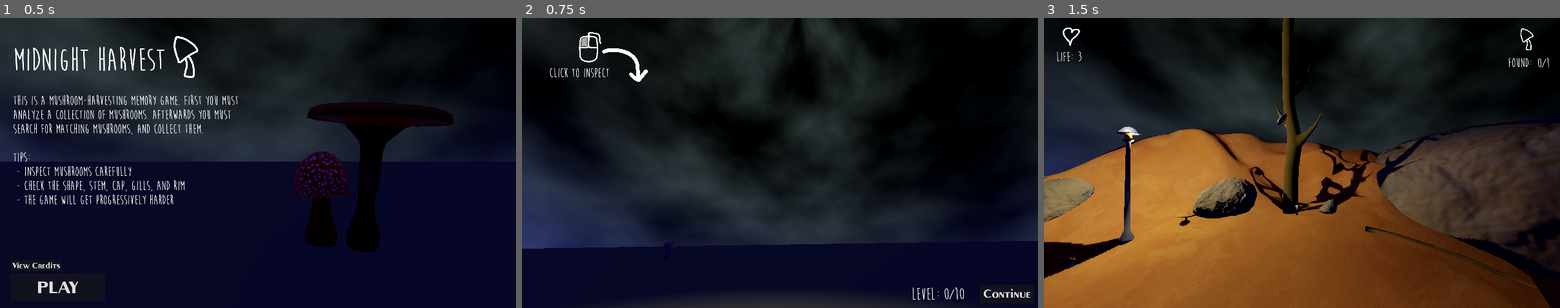
Above: before the commit, frames 1-3 (left to right).
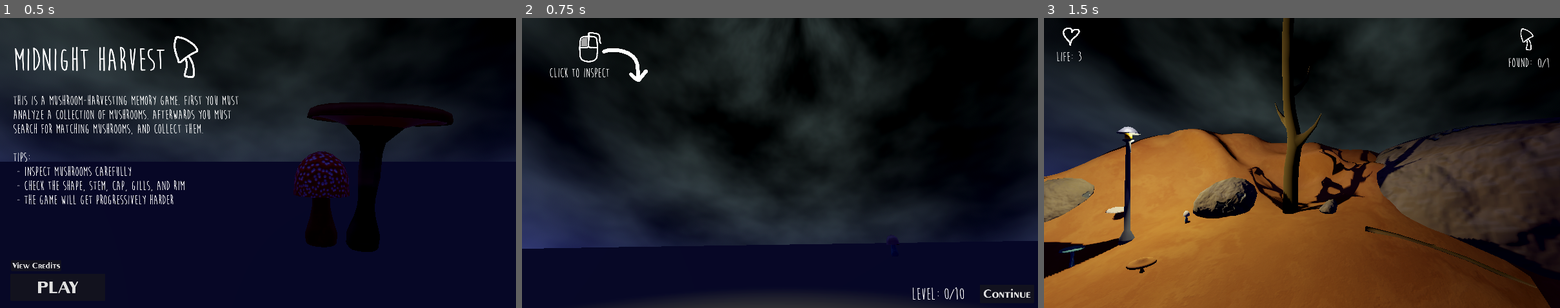
Above: after the commit, the same moments.

Repository: SirLich/ludum-dare-52
Game: Godot game, scene res://game/main_menu/main_menu.tscn
Two runs of this game, one before a commit and one after it. Both use one fixed random seed, a clock stepped at 60 frames per second and the inputs below.
Inputs:
- Up to frame 1 (0.5 s): no input
- Up to frame 2 (0.75 s): click "PLAY" at 0.5 s
- Up to frame 3 (1.5 s): click "Continue" at 1.25 s

Frame 1 is identical in both runs. In frame 2, less than 0.1% of the frame differs, in the area x 27-74%, y 76-81%; in frame 3, 0.5%, in the area x 2-50%, y 32-88%.

Commit message:
Small Changes

Diff:
--- a/game/gamestate.gd
+++ b/game/gamestate.gd
@@ -20,13 +20,13 @@
 	1,
 	2,
 	3,
-	3,
-	4,
 	4,
 	5,
-	5,
-	5,
-	5
+	6,
+	7,
+	8,
+	9,
+	10
 ]
 
 var total_levels = len(mushrooms_by_level)
--- a/game/main_menu/main_menu.tscn
+++ b/game/main_menu/main_menu.tscn
@@ -42,11 +42,10 @@
 offset_bottom = 1.0
 grow_horizontal = 2
 grow_vertical = 2
-theme = ExtResource("6_7fcn0")
+theme = ExtResource("6_6l5yy")
 
 [node name="CreditsButton" type="Button" parent="MainMenu"]
 unique_name_in_owner = true
-layout_mode = 0
 offset_left = 38.0
 offset_top = 900.0
 offset_right = 166.0
@@ -56,7 +55,6 @@
 "
 
 [node name="Button" type="Button" parent="MainMenu"]
-layout_mode = 0
 offset_left = 35.0
 offset_top = 952.0
 offset_right = 389.0
@@ -66,7 +64,6 @@
 
 [node name="Instructions" type="RichTextLabel" parent="MainMenu"]
 unique_name_in_owner = true
-layout_mode = 0
 offset_left = 45.0
 offset_top = 279.0
 offset_right = 963.0
@@ -82,7 +79,6 @@
 [node name="Credits" type="RichTextLabel" parent="MainMenu"]
 unique_name_in_owner = true
 visible = false
-layout_mode = 0
 offset_left = 51.0
 offset_top = 281.0
 offset_right = 850.0
@@ -97,7 +93,6 @@
  - Moon Flower Font"
 
 [node name="Title" type="Label" parent="MainMenu"]
-layout_mode = 0
 offset_left = 46.0
 offset_top = 91.0
 offset_right = 994.0
@@ -107,7 +102,6 @@
 text = "midnight harvest"
 
 [node name="TextureRect" type="TextureRect" parent="MainMenu"]
-layout_mode = 0
 offset_left = 618.0
 offset_top = 56.0
 offset_right = 789.0
--- a/game/preview_world.tscn
+++ b/game/preview_world.tscn
@@ -26,6 +26,7 @@
 theme = ExtResource("4_s8ldc")
 
 [node name="Button" type="Button" parent="Control"]
+layout_mode = 0
 offset_left = -178.0
 offset_top = -218.0
 offset_right = 23.0
@@ -34,6 +35,7 @@
 text = "Continue"
 
 [node name="Label" type="Label" parent="Control"]
+layout_mode = 0
 offset_left = -433.0
 offset_top = -215.0
 offset_right = -314.0
@@ -43,6 +45,7 @@
 
 [node name="LevelsToPlay" type="Label" parent="Control"]
 unique_name_in_owner = true
+layout_mode = 0
 offset_left = -314.0
 offset_top = -216.0
 offset_right = -195.0
@@ -57,6 +60,15 @@
 [node name="MushroomPosition" parent="." instance=ExtResource("4_54xf2")]
 transform = Transform3D(1, 0, 0, 0, 1, 0, 0, 0, 1, -31.0278, -1.59259, -5.81377)
 
+[node name="MushroomPosition7" parent="." instance=ExtResource("4_54xf2")]
+transform = Transform3D(1, 0, 0, 0, 1, 0, 0, 0, 1, -33.4107, -1.59259, -2.02058)
+
+[node name="MushroomPosition9" parent="." instance=ExtResource("4_54xf2")]
+transform = Transform3D(1, 0, 0, 0, 1, 0, 0, 0, 1, -33.4107, -1.59259, -2.02058)
+
+[node name="MushroomPosition10" parent="." instance=ExtResource("4_54xf2")]
+transform = Transform3D(1, 0, 0, 0, 1, 0, 0, 0, 1, -35.6845, -1.59259, 1.47838)
+
 [node name="MushroomPosition2" parent="." instance=ExtResource("4_54xf2")]
 transform = Transform3D(1, 0, 0, 0, 1, 0, 0, 0, 1, -28.3597, -1.59259, -9.82195)
 
@@ -69,6 +81,15 @@
 [node name="MushroomPosition5" parent="." instance=ExtResource("4_54xf2")]
 transform = Transform3D(1, 0, 0, 0, 1, 0, 0, 0, 1, -19.3871, -1.59258, -21.5694)
 
+[node name="MushroomPosition6" parent="." instance=ExtResource("4_54xf2")]
+transform = Transform3D(1, 0, 0, 0, 1, 0, 0, 0, 1, -15.6569, -1.59258, -25.0823)
+
+[node name="MushroomPosition8" parent="." instance=ExtResource("4_54xf2")]
+transform = Transform3D(1, 0, 0, 0, 1, 0, 0, 0, 1, -12.8581, -1.59258, -27.6404)
+
+[node name="MushroomPosition11" parent="." instance=ExtResource("4_54xf2")]
+transform = Transform3D(1, 0, 0, 0, 1, 0, 0, 0, 1, -9.69005, -1.59258, -31.0272)
+
 [node name="MeshInstance3D" type="MeshInstance3D" parent="."]
 transform = Transform3D(1373.11, 0, -1454.16, 0, 10, 0, 1454.16, 0, 1373.11, -4.96852, -6.75665, -7.67167)
 mesh = SubResource("BoxMesh_npwyr")
--- a/game/world.tscn
+++ b/game/world.tscn
@@ -27,6 +27,9 @@
 [node name="MushroomPosition14" parent="Positions" instance=ExtResource("10_2yprq")]
 transform = Transform3D(-0.772922, -0.493449, 0.398874, 0, 0.628643, 0.777696, -0.634501, 0.601098, -0.485892, -22.2299, 26.5035, 6.23288)
 
+[node name="MushroomPosition19" parent="Positions" instance=ExtResource("10_2yprq")]
+transform = Transform3D(-0.772922, -0.493449, 0.398874, 0, 0.628643, 0.777696, -0.634501, 0.601098, -0.485892, -22.2299, 34.1123, 6.97389)
+
 [node name="MushroomPosition13" parent="Positions" instance=ExtResource("10_2yprq")]
 transform = Transform3D(-0.772922, -0.493449, 0.398874, -0.596482, 0.779419, -0.191619, -0.216336, -0.386028, -0.896763, -14.2986, 27.4896, -0.113182)
 
@@ -51,6 +54,9 @@
 [node name="MushroomPosition" parent="Positions" instance=ExtResource("10_2yprq")]
 transform = Transform3D(0.273959, 0, 0.961741, 0, 1, 0, -0.961741, 0, 0.273959, -5.6194, -2.08565, 25.8963)
 
+[node name="MushroomPosition16" parent="Positions" instance=ExtResource("10_2yprq")]
+transform = Transform3D(0.273959, 0, 0.961741, 0, 1, 0, -0.961741, 0, 0.273959, -10.3211, -2.08565, 35.5105)
+
 [node name="MushroomPosition10" parent="Positions" instance=ExtResource("10_2yprq")]
 transform = Transform3D(-0.459967, 0, 0.887936, 0, 1, 0, -0.887936, 0, -0.459967, -5.6194, -0.00212026, 7.52457)
 
@@ -60,8 +66,17 @@
 [node name="MushroomPosition3" parent="Positions" instance=ExtResource("10_2yprq")]
 transform = Transform3D(0.107566, 0, -0.994198, 0, 1, 0, 0.994198, 0, 0.107566, -18.2571, 1.91396, 4.88998)
 
+[node name="MushroomPosition20" parent="Positions" instance=ExtResource("10_2yprq")]
+transform = Transform3D(0.107566, 0, -0.994198, 0, 1, 0, 0.994198, 0, 0.107566, -13.2805, 4.46348, -17.1882)
+
+[node name="MushroomPosition17" parent="Positions" instance=ExtResource("10_2yprq")]
+transform = Transform3D(0.107566, 0, -0.994198, 0.0965332, 0.995275, 0.0104443, 0.9895, -0.0970965, 0.107058, -8.97373, 0.824983, 4.88998)
+
 [node name="MushroomPosition2" parent="Positions" instance=ExtResource("10_2yprq")]
 transform = Transform3D(-0.136355, 0, -0.99066, 0, 1, 0, 0.99066, 0, -0.136355, 6.9903, -3.43908, 3.18427)
+
+[node name="MushroomPosition18" parent="Positions" instance=ExtResource("10_2yprq")]
+transform = Transform3D(-0.136355, 0, -0.99066, 0, 1, 0, 0.99066, 0, -0.136355, 6.9903, -4.73603, 8.74625)
 
 [node name="PreviewCamera" parent="." instance=ExtResource("6_jnuw3")]
 is_main_world = true
@@ -96,6 +111,9 @@
 [node name="Terrain" parent="." instance=ExtResource("6_gthwp")]
 transform = Transform3D(0.437916, 0, -0.899016, 0, 1, 0, 0.899016, 0, 0.437916, -25.8905, 0, 0)
 
+[node name="Terrain2" parent="." instance=ExtResource("6_gthwp")]
+transform = Transform3D(0.437916, 0, -0.899016, 0, 1, 0, 0.899016, 0, 0.437916, -25.8905, 0, 0)
+
 [node name="rock5" parent="." instance=ExtResource("9_glqiv")]
 transform = Transform3D(-0.743664, 1.49155, -1.10555, 1.08617, 1.31539, 1.04402, 1.50572, -0.212209, -1.29914, -15.4473, 3.28187, -2.30867)
 
--- a/preview_camera.tscn
+++ b/preview_camera.tscn
@@ -31,7 +31,6 @@
 theme = ExtResource("4_fr487")
 
 [node name="TextureRect" type="TextureRect" parent="Tut0"]
-layout_mode = 0
 offset_left = 171.0
 offset_top = 383.0
 offset_right = 285.0
@@ -40,7 +39,6 @@
 ignore_texture_size = true
 
 [node name="Label" type="Label" parent="Tut0/TextureRect"]
-layout_mode = 0
 offset_left = -123.0
 offset_top = 148.0
 offset_right = 268.0
@@ -49,7 +47,6 @@
 text = "Left Click: Reject Mushroom"
 
 [node name="TextureRect2" type="TextureRect" parent="Tut0"]
-layout_mode = 0
 offset_left = 1559.0
 offset_top = 407.0
 offset_right = 1673.0
@@ -58,7 +55,6 @@
 ignore_texture_size = true
 
 [node name="Label" type="Label" parent="Tut0/TextureRect2"]
-layout_mode = 0
 offset_left = -123.0
 offset_top = 147.0
 offset_right = 302.0
@@ -76,7 +72,6 @@
 
 [node name="Tut1" type="TextureRect" parent="MoveInstructions"]
 unique_name_in_owner = true
-layout_mode = 0
 offset_left = 187.0
 offset_top = 46.0
 offset_right = 529.0
@@ -85,7 +80,6 @@
 ignore_texture_size = true
 
 [node name="Label" type="Label" parent="MoveInstructions/Tut1"]
-layout_mode = 0
 offset_left = -88.0
 offset_top = 131.0
 offset_right = 224.0
@@ -95,7 +89,6 @@
 
 [node name="Tut2" type="TextureRect" parent="MoveInstructions"]
 unique_name_in_owner = true
-layout_mode = 0
 offset_left = 67.0
 offset_top = 786.0
 offset_right = 269.0
@@ -104,7 +97,6 @@
 ignore_texture_size = true
 
 [node name="Label" type="Label" parent="MoveInstructions/Tut2"]
-layout_mode = 0
 offset_left = -33.0
 offset_top = 215.0
 offset_right = 279.0
Not shown: 1 places in game/main_menu/main_menu.tscn that only renumber resources
